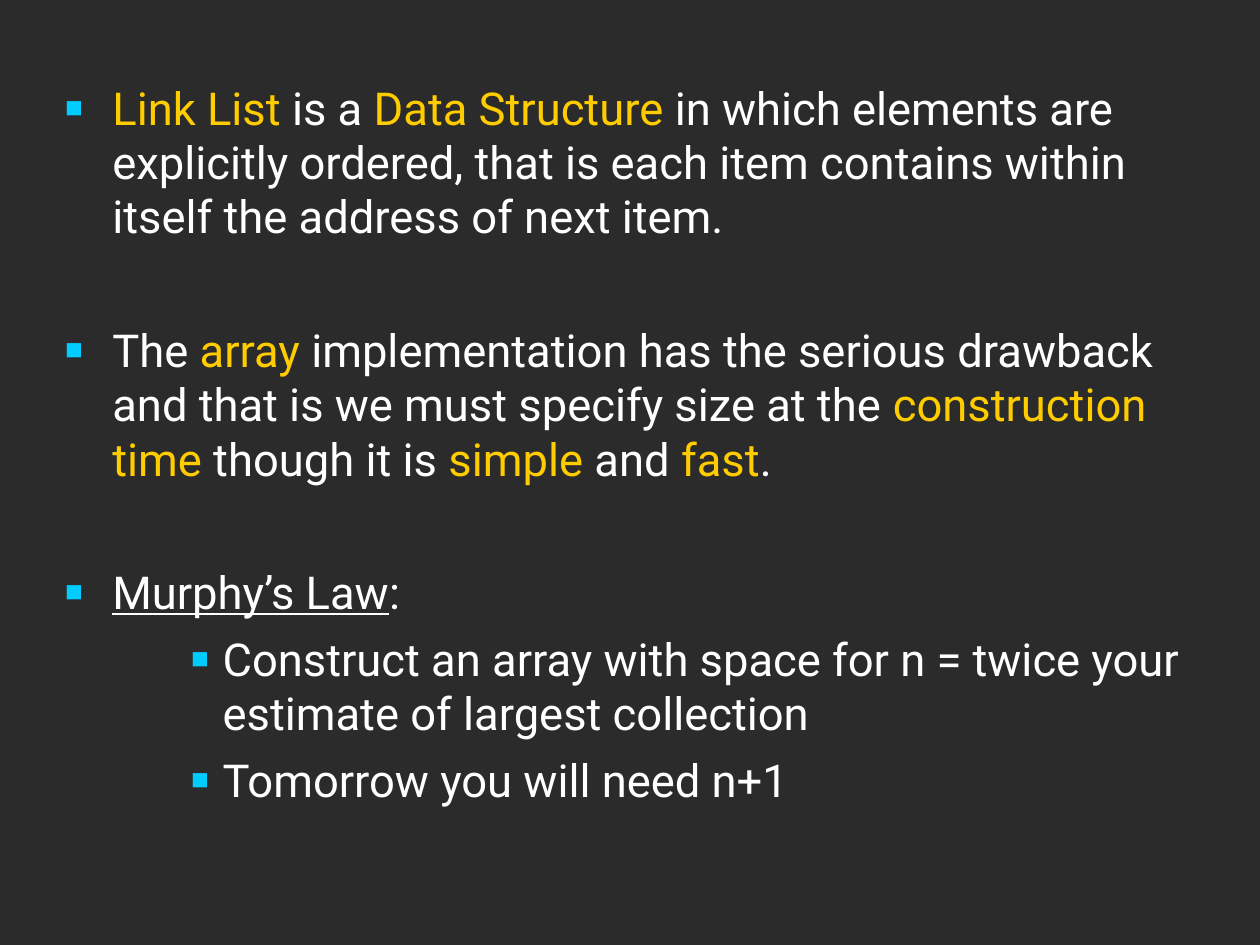
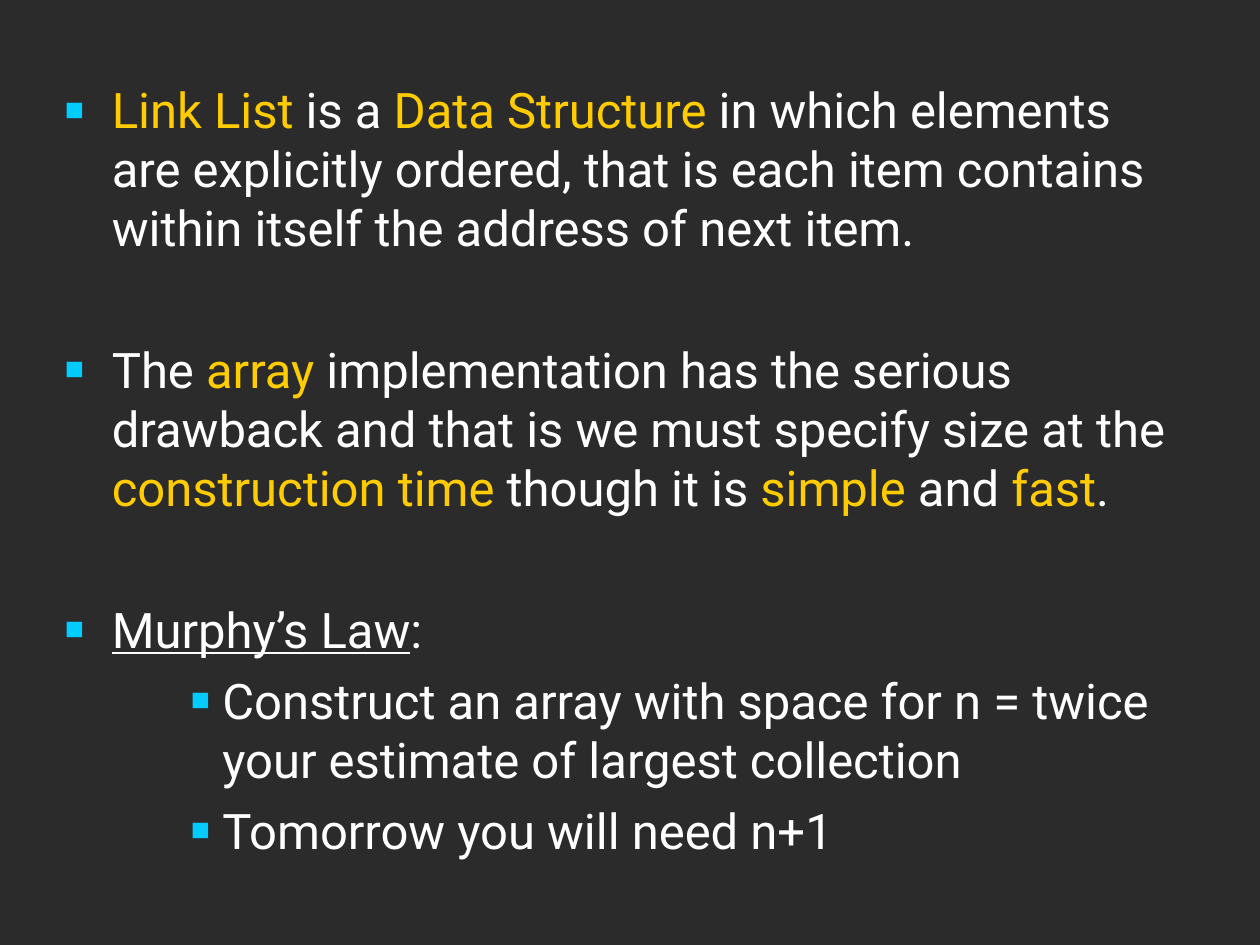
Before and after one commit to aetooc/Data-Structures, a slide deck: slide 3 of Resources/Lecture 3.ppt. Drawn at 1260x945 pixels with LibreOffice and Linux fonts; fonts in the diff are those of the drawing; background and template pictures are left out; a plain dark background stands for a picture behind light text. Boxes give left, top, right and bottom in pixels: in the first picture for what was removed or moved away, otherwise in the second. Text is boxed around its words. In the diff, an @@ line names an element or a change of style, - is before the commit and + after.

```diff
--- a/Resources/Lecture 3.ppt
+++ b/Resources/Lecture 3.ppt
@@ text "Link List is a Data ..." at (112, 91, 1165, 860): size 25.9 to 28 pt; indent changed @@
```
Also in this commit, not shown: 12 other slides changed, 2 other files.
